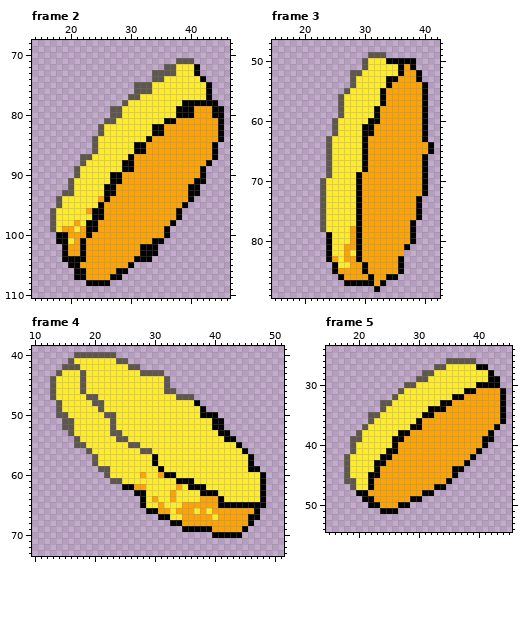
File history of a pixel-art file, src/sprites/coin-flip.aseprite. Above is the file before it was changed.
64x128 pixels, 18 frames. Shown: frame 2: x 14..46, y 68..110; frame 3: x 15..42, y 47..89; frame 4: x 10..51, y 39..73; frame 5: x 15..45, y 24..54. The commit also changed other frames, which this record leaves out.
After the commit:
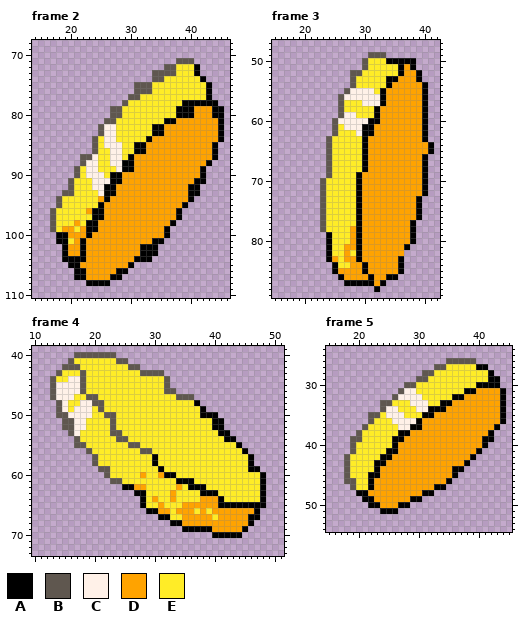
Palette (. is transparent): A #000000  B #5f574f  C #fff1e8  D #ffa300  E #ffec27
Difference:
--- frame 2, layer "Shine"
@@ x 21..30 @@
  81 .....BBEEE
- 82 ....BEEEEE
- 83 ....BEEEEE
- 84 ...BEEEEEE
- 85 ...BEEEEEE
- 86 ...BEEEEEE
- 87 .BBEEEEEEA
- 88 .BEEEEEEAA
- 89 BEEEEEEEAA
- 90 BEEEEEAADD
- 91 EEEEEEAADD
- 92 EEEEEAADDD
- 93 EEEEEAADDD
+ 82 ....BCCEEE
+ 83 ....BCCEEE
+ 84 ...BECCEEE
+ 85 ...BECCCEE
+ 86 ...BEECCEE
+ 87 .BBCEECCEA
+ 88 .BCCEECCAA
+ 89 BECCEEECAA
+ 90 BECCCEAADD
+ 91 EEECCCAADD
+ 92 EEECCAADDD
+ 93 EEEECAADDD
  94 EEEEDADDDD
--- frame 3, layer "Shine"
@@ x 24..34 @@
 54 ....BEEEEEA
-55 ...BEEEEEAD
-56 ..BEEEEEEAD
-57 ..BEEEEEEAD
+55 ...BCCCCEAD
+56 ..BCCCCCCAD
+57 ..BEEECCCAD
 58 ..BEEEEEADD
-59 ..BEEEEEADD
-60 .BEEEEEAADD
-61 .BEEEEAADDD
-62 .BEEEEAADDD
+59 ..BCCEEEADD
+60 .BCCCCCAADD
+61 .BECCCAADDD
+62 .BEEECAADDD
 63 BEEEEEADDDD
--- frame 4, layer "Shine"
@@ x 12..21 @@
 43 ..BEEEBEEE
-44 .BEEEEBEEE
-45 .BEEEEBEEE
-46 .BEEEEBEEE
-47 .BEEEEEBBE
-48 ..BEEEEEBB
-49 ..BEEEEEEB
-50 ..BBEEEEEE
-51 ...BBEEEEE
-52 ...BBEEEEE
-53 ....BEEEEE
+44 .BEECCBEEE
+45 .BCCCCBEEE
+46 .BCCCCBEEE
+47 .BCCCEEBBE
+48 ..BCEECCBB
+49 ..BCECCCEB
+50 ..BBCCCCEE
+51 ...BBCCEEE
+52 ...BBCCEEE
+53 ....BCEEEE
 54 .....BEEEE
--- frame 5, layer "Shine"
@@ x 23..33 @@
 30 .....BBEEEE
-31 ....BEEEEEE
-32 ...BEEEEEEE
-33 .BBEEEEEEEE
-34 .BEEEEEEEAA
-35 BEEEEEEEAAD
-36 EEEEEEEADDD
-37 EEEEEEAADDD
+31 ....BCCEEEE
+32 ...BCCCCEEE
+33 .BBEEECCCEE
+34 .BCCEEECCAA
+35 BECCCEEEAAD
+36 EEECCCCADDD
+37 EEEECCAADDD
 38 EEEEAADDDDD
